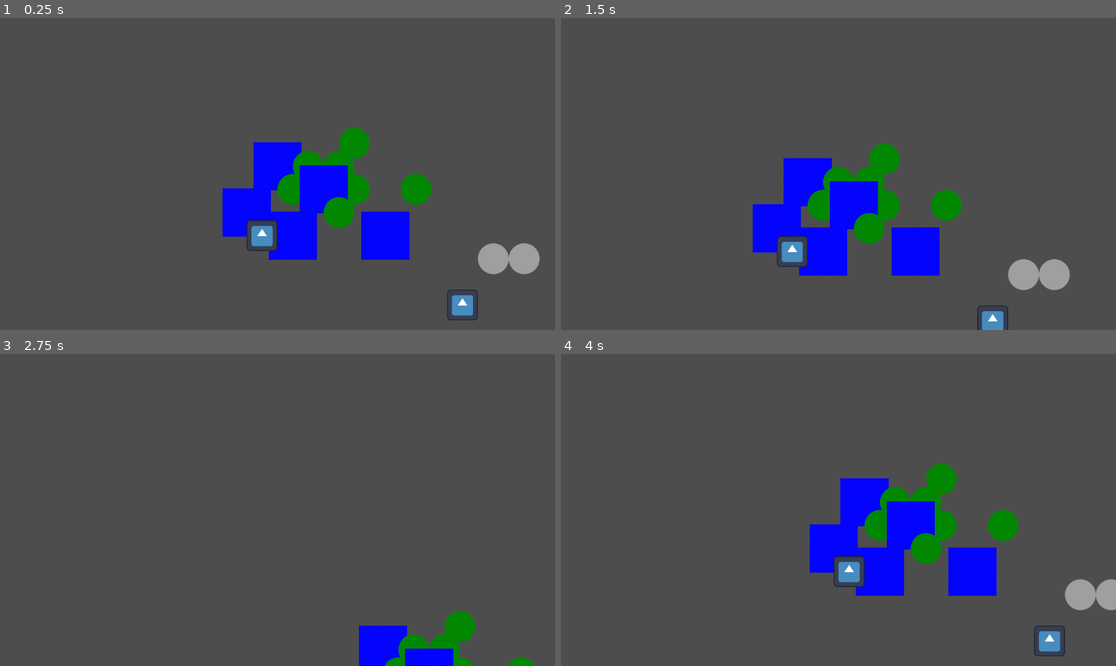
Above: before the commit, frames 1-4 (two rows, left to right).
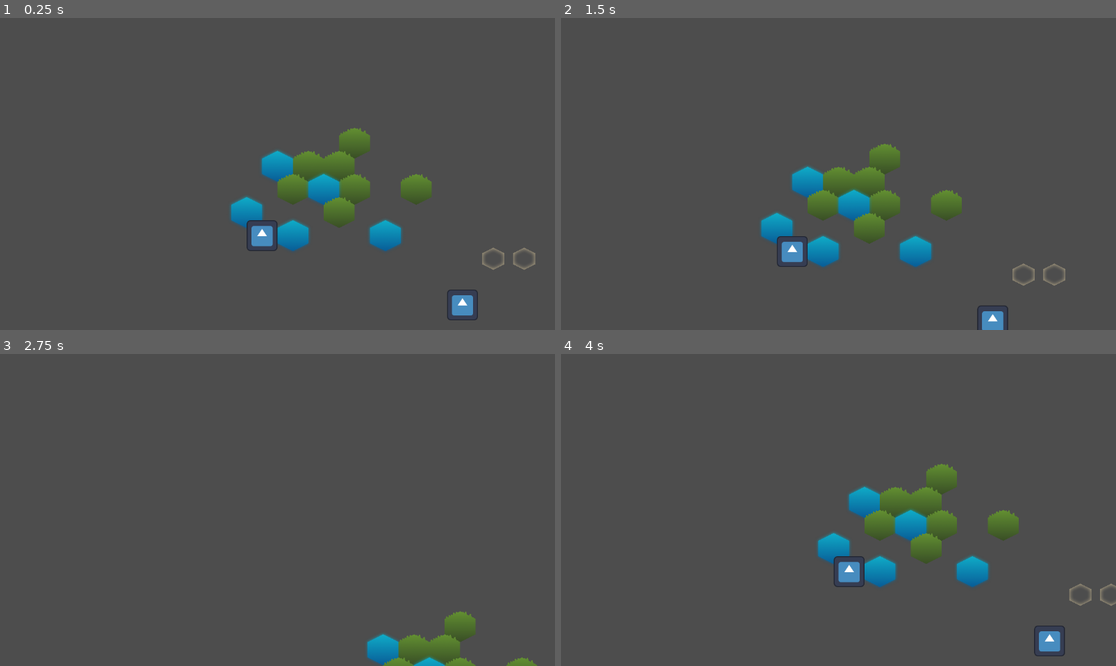
Above: after the commit, the same moments.

Repository: HedgeLizards/tomb_raiser
Game: Godot game, scene res://scenes/main.tscn
Same seed, same stepped clock (60 frames per second), same inputs: the game is played once before the commit and once after it. The engine's default icon, where the game draws it, is replaced by a stand-in: a white triangle on a blue panel in a dark square.
Inputs (mouse positions are in pixels of both pictures, inside the frame that each line leads up to):
- Up to frame 1 (0.25 s): no input
- Up to frame 2 (1.5 s): tap Enter at 0.5 s; move the mouse to (960, 158) at 0.52 s; hold Right 0.53-1.25 s; click (960, 158) at 0.67 s; tap Space at 0.77 s; drag from (727, 189) to (810, 236) at 1.27 s
- Up to frame 3 (2.75 s): move the mouse to (333, 441) at 2.02 s; hold Right from 2.03 s (still down)
- Up to frame 4 (4 s): release Right at 2.75 s; drag from (810, 572) to (672, 463) at 2.77 s; move the mouse to (1005, 556) at 3.52 s; hold Left from 3.53 s (still down); tap Space at 3.77 s

The runs differ from the first frame. In frame 1, 9.2% of the frame differs, in the area x 40-98%, y 35-83%; in frame 2, 9.2%; in frame 3, 2.6%; in frame 4, 9.1%.

Commit message:
tile placeholders

Diff:
--- a/scenes/selected.tscn
+++ b/scenes/selected.tscn
@@ -3,4 +3,5 @@
 [ext_resource type="Texture2D" uid="uid://bsi1ut64bmouy" path="res://textures/selected.png" id="1_2fcnv"]
 
 [node name="Selected" type="Sprite2D"]
+scale = Vector2(0.08, 0.08)
 texture = ExtResource("1_2fcnv")
--- a/scenes/tiles/grass.tscn
+++ b/scenes/tiles/grass.tscn
@@ -3,4 +3,5 @@
 [ext_resource type="Texture2D" uid="uid://df1bal00nkhbp" path="res://textures/grass.png" id="1_6mp2i"]
 
 [node name="Grass" type="Sprite2D"]
+scale = Vector2(0.08, 0.08)
 texture = ExtResource("1_6mp2i")
--- a/scenes/tiles/sea.tscn
+++ b/scenes/tiles/sea.tscn
@@ -3,4 +3,5 @@
 [ext_resource type="Texture2D" uid="uid://davrb1lnpxo53" path="res://textures/sea.png" id="1_71p60"]
 
 [node name="Sea" type="Sprite2D"]
+scale = Vector2(0.08, 0.08)
 texture = ExtResource("1_71p60")
Binary file added: textures/Tiles.png
Not shown, added: textures/Tiles.png.import
Binary file changed: textures/grass.png
Binary file changed: textures/mountain.png
Binary file changed: textures/sea.png
Binary file changed: textures/selected.png
